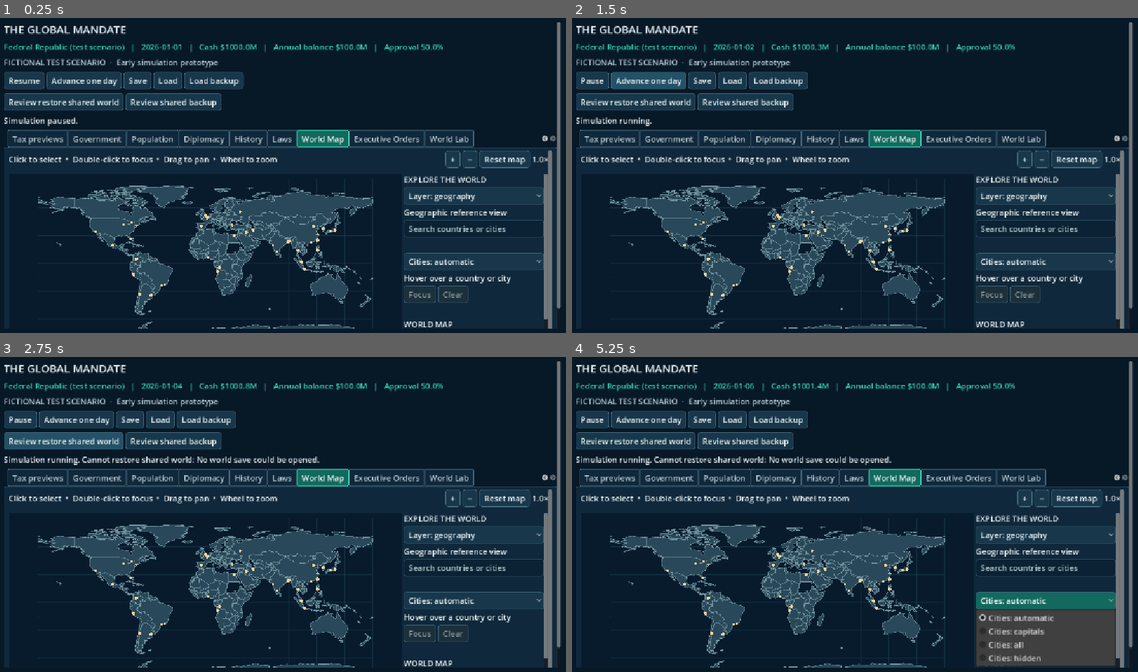
Above: before the commit, frames 1-4 (two rows, left to right).
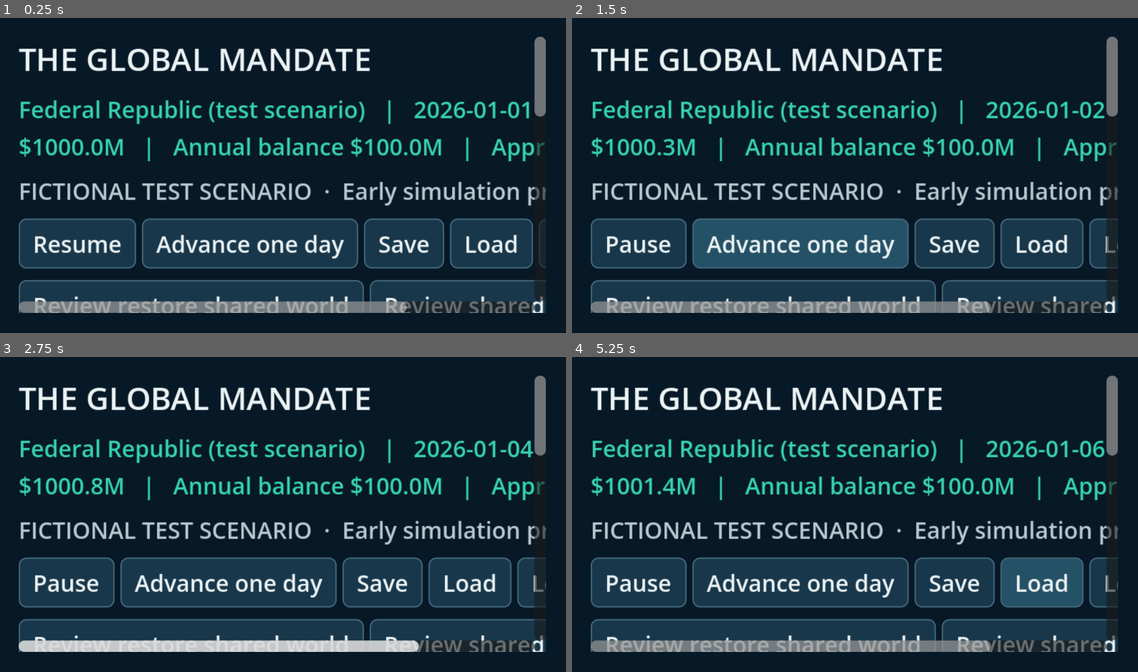
Above: after the commit, the same moments.

Repository: bhavishyadash/the-global-mandate
Game: Godot game, scene res://main.tscn
Two runs of this game, one before a commit and one after it. Both use one fixed random seed, a clock stepped at 60 frames per second and the inputs below.
Inputs (mouse positions are in pixels of both pictures, inside the frame that each line leads up to):
- Up to frame 1 (0.25 s): no input
- Up to frame 2 (1.5 s): click "Resume" at 0.5 s; click "Advance one day" at 1.25 s
- Up to frame 3 (2.75 s): click "Review restore shared world" at 2 s
- Up to frame 4 (5.25 s): click (1024, 498) at 2.75 s, where only the run before the commit has a clickable "+"; click (1041, 498) at 3.5 s, where only the run before the commit has a clickable "−"; click (1047, 533) at 4.25 s, where only the run before the commit has a clickable "Layer: geography"; click (1047, 599) at 5 s, where only the run before the commit has a clickable "Cities: automatic"

The runs differ from the first frame. In frame 1, 41% of the frame differs, in the area x 0-99%, y 1-99%; in frame 2, 41%; in frame 3, 41%; in frame 4, 46%.

Commit message:
Adapt UI and map layout to smaller windows

Diff:
--- a/tests/ui_test.gd
+++ b/tests/ui_test.gd
@@ -7,6 +7,10 @@
 
 func run_checks() -> void:
 	assert(ProjectSettings.get_setting("display/window/size/mode") == 2)
+	var main_script = preload("res://ui/main.gd")
+	assert(main_script._canvas_size_for_window(Vector2i(2940, 1700)) == Vector2i(1152, 648))
+	assert(main_script._canvas_size_for_window(Vector2i(1152, 720)) == Vector2i(576, 360))
+	assert(main_script._canvas_size_for_window(Vector2i(0, 0)) == Vector2i(1152, 648))
 	var screen = load("res://main.tscn").instantiate()
 	root.add_child(screen)
 	screen.set_process(false)
--- a/ui/main.gd
+++ b/ui/main.gd
@@ -16,6 +16,8 @@
 ]
 const MAX_DAYS_PER_FRAME := 30
 const DEFAULT_SIMULATION_BUDGET_USEC := 8000
+const BASE_CANVAS_SIZE := Vector2i(1152, 648)
+const MIN_CANVAS_SCALE := 2.0
 var world = World.new()
 var running := false
 var elapsed := 0.0
@@ -111,6 +113,7 @@
 var inspector_sections: Array = []
 var inspector_reference: Label
 var map_inspector_scroll: ScrollContainer
+var map_layout: BoxContainer
 var government_status: Label
 var budget_chart: Control
 var budget_mode: OptionButton
@@ -128,7 +131,26 @@
 var review_snapshot := ""
 const SAVE_PATH := "user://prototype_save.json"
 
+static func _canvas_size_for_window(pixels: Vector2i) -> Vector2i:
+	if pixels.x <= 0 or pixels.y <= 0:
+		return BASE_CANVAS_SIZE
+	return Vector2i(mini(BASE_CANVAS_SIZE.x, maxi(1, floori(pixels.x / MIN_CANVAS_SCALE))), mini(BASE_CANVAS_SIZE.y, maxi(1, floori(pixels.y / MIN_CANVAS_SCALE))))
+
+func _update_canvas_size() -> void:
+	var window := get_window()
+	var pixels := window.size
+	if pixels.x <= 0 or pixels.y <= 0:
+		return
+	window.content_scale_size = _canvas_size_for_window(pixels)
+	_update_map_layout.call_deferred()
+
+func _update_map_layout() -> void:
+	if is_instance_valid(map_layout):
+		map_layout.vertical = get_viewport_rect().size.x < 800.0
+
 func _ready() -> void:
+	get_window().size_changed.connect(_update_canvas_size)
+	_update_canvas_size()
 	theme = GovernmentTheme.create()
 	var background := ColorRect.new()
 	background.color = GovernmentTheme.BACKGROUND
@@ -361,7 +383,8 @@
 	var map_controls := HBoxContainer.new()
 	map_tab.add_child(map_controls)
 	var map_help := Label.new()
-	map_help.text = "Click to select  •  Double-click to focus  •  Drag to pan  •  Wheel to zoom"
+	map_help.text = "Click select  •  Double-click focus  •  Drag pan  •  Wheel zoom"
+	map_help.autowrap_mode = TextServer.AUTOWRAP_WORD_SMART
 	map_help.size_flags_horizontal = Control.SIZE_EXPAND_FILL
 	map_controls.add_child(map_help)
 	var zoom_in := Button.new()
@@ -376,9 +399,10 @@
 	map_zoom_label = Label.new()
 	map_zoom_label.text = "1.0×"
 	map_controls.add_child(map_zoom_label)
-	var map_layout := HBoxContainer.new()
+	map_layout = BoxContainer.new()
 	map_layout.size_flags_horizontal = Control.SIZE_EXPAND_FILL
 	map_tab.add_child(map_layout)
+	get_viewport().size_changed.connect(_update_map_layout)
 	world_map = WorldMap.new()
 	world_map.size_flags_horizontal = Control.SIZE_EXPAND_FILL
 	world_map.size_flags_vertical = Control.SIZE_EXPAND_FILL
Not shown, changed: docs/GAME_DEVELOPMENT_REPORT.md
Not shown, changed: docs/SESSION_97.md
